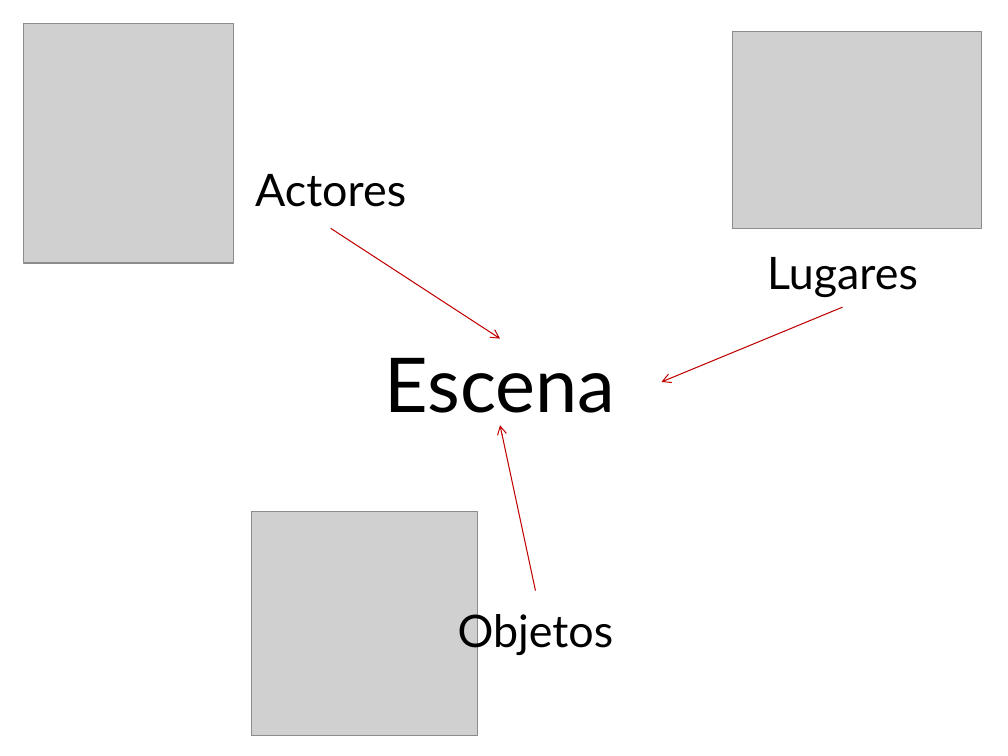
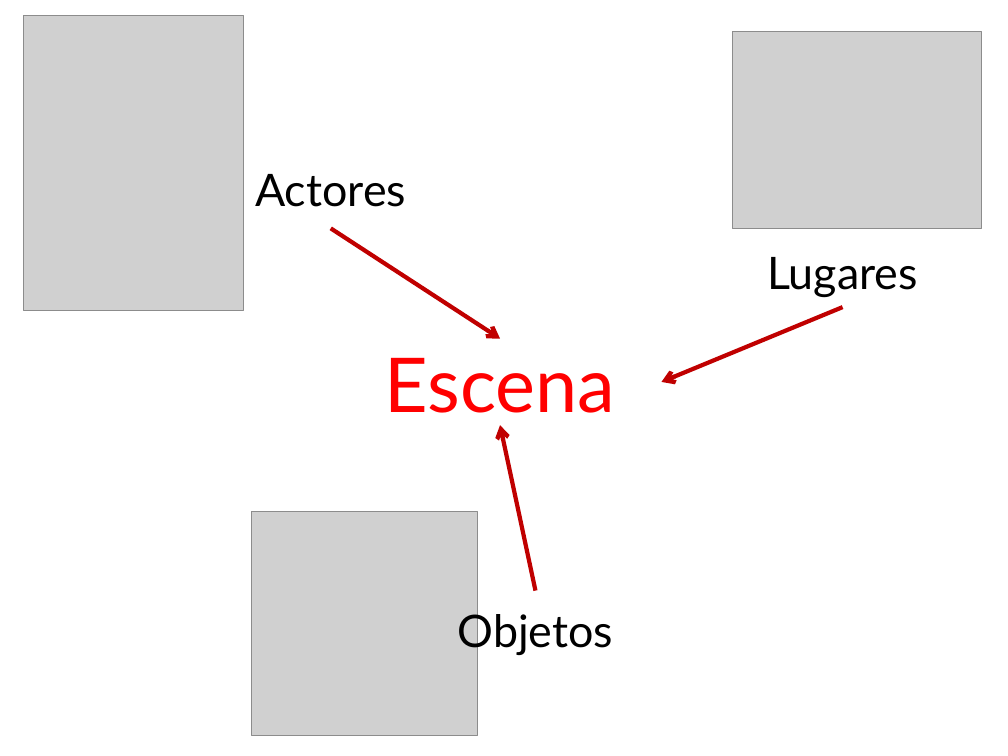
Before and after one commit to MiguelVis/BenitoGG, a slide deck: slide 8 of docs/presentacion.pptx. Drawn at 1008x756 pixels with LibreOffice and Linux fonts; fonts in the diff are those of the drawing; grey boxes stand for pictures. Boxes give left, top, right and bottom in pixels: in the first picture for what was removed or moved away, otherwise in the second. Text is boxed around its words. In the diff, an @@ line names an element or a change of style, - is before the commit and + after.

```diff
--- a/docs/presentacion.pptx
+++ b/docs/presentacion.pptx
@@ picture: place and size @@
-picture at bbox=[23, 23, 233, 263]
+picture at bbox=[23, 16, 243, 311]
@@ arrow (331, 229) - (500, 339): stroke #C00000 0.75 pt to #C00000 3 pt @@
@@ arrow (843, 307) - (661, 382): stroke #C00000 0.75 pt to #C00000 3 pt @@
@@ text "Escena" at bbox=[385, 357, 616, 426]: text colour #000000 to #FF0000 @@
@@ arrow (535, 591) - (500, 425): stroke #C00000 0.75 pt to #C00000 3 pt @@
```
Also in this commit, not shown: 10 other slides changed, 1 other file.
